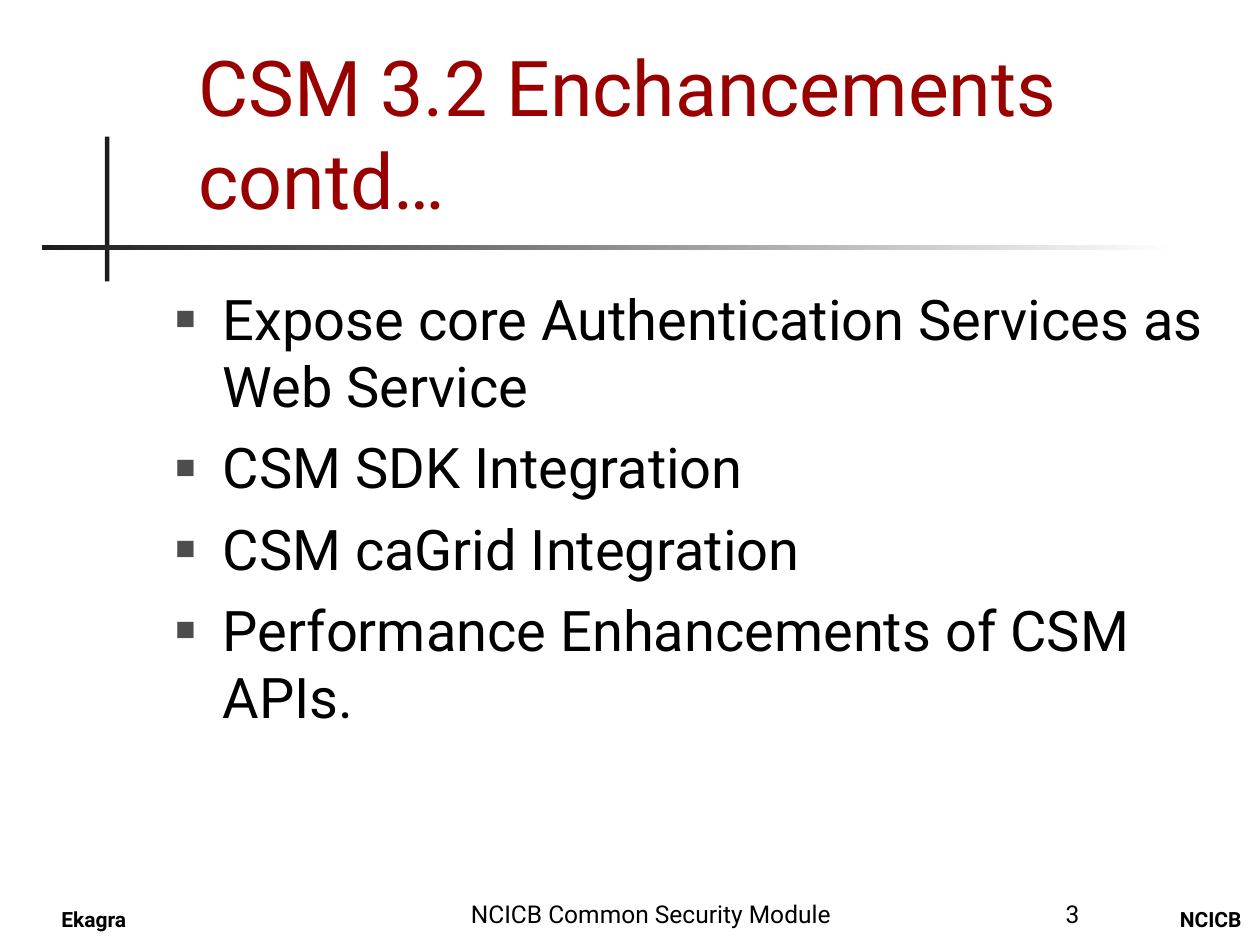
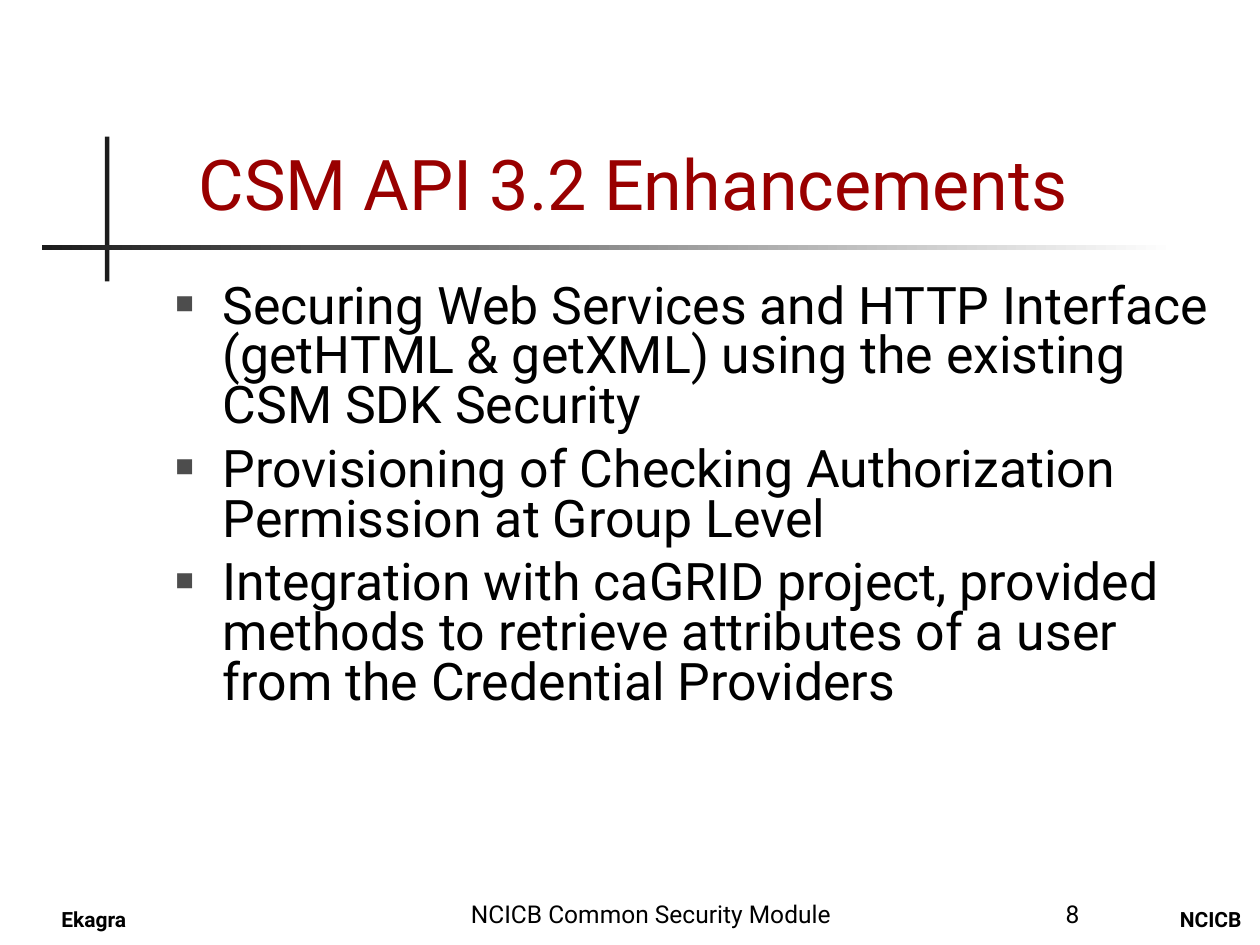
Before and after one commit to CBIIT/common-security-module-docs, a slide deck: slide 8 of Presentations/CSM_UPT_32_Presentation.ppt (slide 3 before the commit). Drawn at 1260x945 pixels with LibreOffice and Linux fonts; fonts in the diff are those of the drawing; background and template pictures are left out. Boxes give left, top, right and bottom in pixels: in the first picture for what was removed or moved away, otherwise in the second. Text is boxed around its words. In the diff, an @@ line names an element or a change of style, - is before the commit and + after.

```diff
--- a/Presentations/CSM_UPT_32_Presentation.ppt
+++ b/Presentations/CSM_UPT_32_Presentation.ppt
@@ title at (x1=199, y1=157, x2=1067, y2=211): text changed; size 44 to 40 pt @@
-CSM 3.2 Enchancements contd…
+CSM API 3.2 Enhancements
@@ text at (x1=223, y1=284, x2=1208, y2=701): text changed; size 32 to 29.6 pt @@
-■ Expose core Authentication Services as Web Service
-■ CSM SDK Integration
-■ CSM caGrid Integration
-■ Performance Enhancements of CSM APIs.
+■ Securing Web Services and HTTP Interface (getHTML & getXML) using the existing CSM SDK Security
+■ Provisioning of Checking Authorization Permission at Group Level
+■ Integration with caGRID project, provided methods to retrieve attributes of a user from the Credential Providers
@@ page number at (x1=1066, y1=905, x2=1080, y2=924): text changed @@
-3
+8
```
Also in this commit, not shown: 2 other slides changed, 5 slides added.
